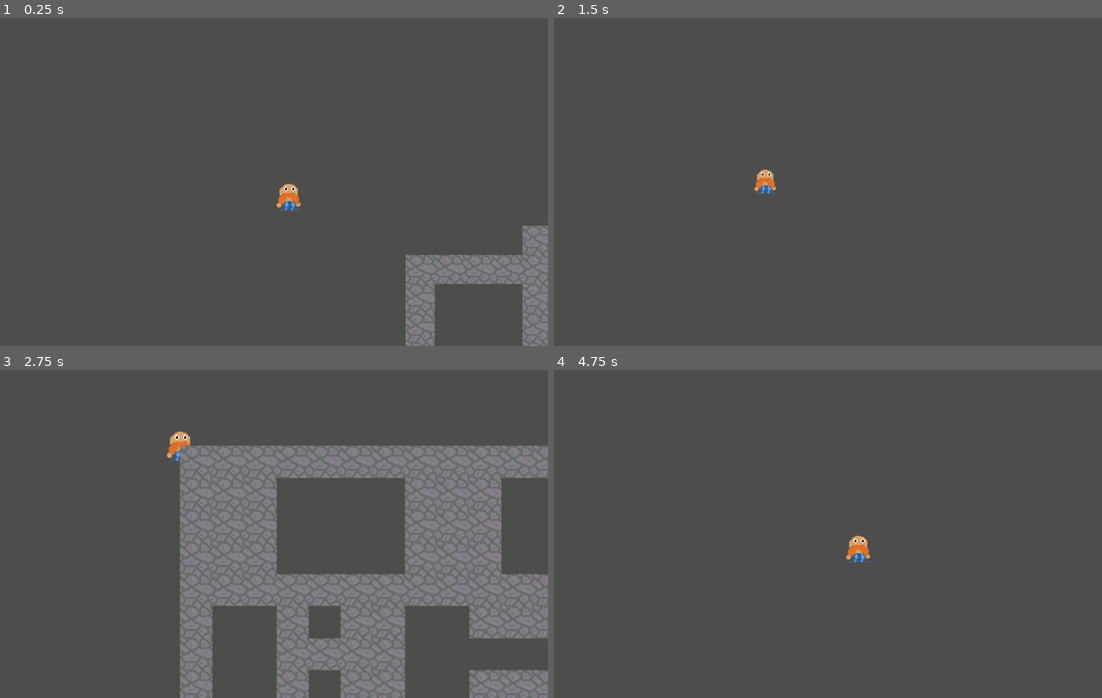
Above: before the commit, frames 1-4 (two rows, left to right).
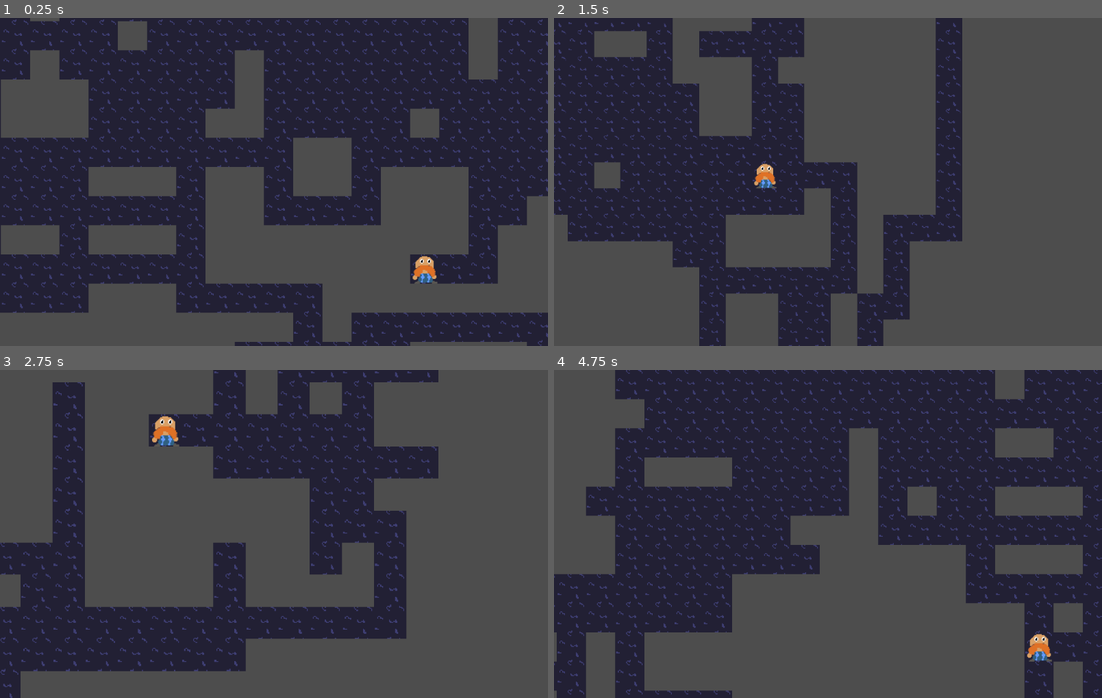
Above: after the commit, the same moments.

Repository: LegoGuy32109/OpenDwarf
Game: Godot game, scene res://Scene.tscn
Same seed, same stepped clock (60 frames per second), same inputs: the game is played once before the commit and once after it.
Inputs (mouse positions are in pixels of both pictures, inside the frame that each line leads up to):
- Up to frame 1 (0.25 s): no input
- Up to frame 2 (1.5 s): tap Enter (ui_accept) at 0.5, 0.77 s; move the mouse to (948, 165) at 0.52 s; hold Right (ui_right) 0.53-1.28 s; hold Mouse wheel up (zoom_in) 0.53-1.28 s; move the mouse to (718, 198) at 1.27 s; hold Down (ui_down) from 1.28 s (still down); tap Mouse wheel down (zoom_out) at 1.35 s
- Up to frame 3 (2.75 s): tap Enter (ui_accept) at 1.52 s; move the mouse to (328, 461) at 2.02 s; release Down (ui_down) at 2.03 s; hold Right (ui_right) from 2.03 s (still down); hold Mouse wheel up (zoom_in) from 2.03 s (still down)
- Up to frame 4 (4.75 s): move the mouse to (800, 599) at 2.77 s; release Right (ui_right) at 2.78 s; release Mouse wheel up (zoom_in) at 2.78 s; hold Up (ui_up) 2.78-3.53 s; tap Mouse wheel down (zoom_out) at 2.85, 4.35 s; tap Enter (ui_accept) at 3.02, 3.77, 4.52 s; move the mouse to (992, 583) at 3.52 s; hold Mouse wheel up (zoom_in) 3.53-4.28 s; hold Left (ui_left) from 3.53 s (still down); move the mouse to (663, 484) at 4.27 s

The runs differ from the first frame. In frame 1, 63% of the frame differs, in the area x 0-100%, y 0-100%; in frame 2, 37%; in frame 3, 58%; in frame 4, 57%.

Commit message:
cave genration snapping camera to dwarf at start

Diff:
--- a/CameraMovement.gd
+++ b/CameraMovement.gd
@@ -3,7 +3,7 @@
 var cameraSpeed : float = 7.0
 @export
 var zoomAmount : float = 0.1
-# If lag is unbearable, change to move on a grid
+#NOTE If lag is unbearable, change to move on a grid
 func _physics_process(_delta):
 	self.position.x += cameraSpeed * (Input.get_action_strength("ui_right") - Input.get_action_strength("ui_left"))
 	self.position.y += cameraSpeed * (Input.get_action_strength("ui_down") - Input.get_action_strength("ui_up"))
--- a/RockSpawner.gd
+++ b/RockSpawner.gd
@@ -16,7 +16,7 @@
 
 func walk(steps):
 	for stepNumber in steps:
-		if randf() <= 0.25 or stepsSinceTurn >= 4:
+		if randf() <= 0.25 or stepsSinceTurn >= 3:
 			changeDirection()
 
 		if step():
--- a/Scene.tscn
+++ b/Scene.tscn
@@ -7,11 +7,13 @@
 [node name="Level1" type="Node2D"]
 script = ExtResource("1_63yvo")
 
-[node name="Camera2D" type="Camera2D" parent="."]
+[node name="Camera" type="Camera2D" parent="."]
 current = true
 position_smoothing_enabled = true
 script = ExtResource("9_kk6fw")
 metadata/_edit_lock_ = true
 
+[node name="Tiles" type="Node2D" parent="."]
+
 [node name="Dwarf" parent="." instance=ExtResource("3_qvydg")]
 position = Vector2(32, 32)
--- a/WorldSpawn.gd
+++ b/WorldSpawn.gd
@@ -1,21 +1,24 @@
 extends Node2D
 
 @export
-var borders = Rect2(1,1, 38,21)
+var borders = Rect2(1,1, 30,30)
 
 # should be a const lol
 @export var gridSize = 64
 
 @onready var rockScene = load("res://Rock.tscn")
+@onready var groundScene = load("res://Ground.tscn")
 
 func _ready():
 	generateLevel()
 
 func generateLevel():
 	var rocks = RockSpawner.new(Vector2i(19,11), borders)
-	var map = rocks.walk(500)
+	var map = rocks.walk(600)
 	rocks.queue_free()
+	$Dwarf.position = Vector2i(map[0][0]*gridSize, map[0][1]*gridSize)
+	$Camera.position = $Dwarf.position
 	for location in map:
-		var currentRock : StaticBody2D = rockScene.instantiate()
-		self.add_child(currentRock)
-		currentRock.position = Vector2i(location[0] * gridSize, location[1] * gridSize)
+		var groundTile : Node2D = groundScene.instantiate()
+		$Tiles.add_child(groundTile)
+		groundTile.position = Vector2i(location[0] * gridSize, location[1] * gridSize)
